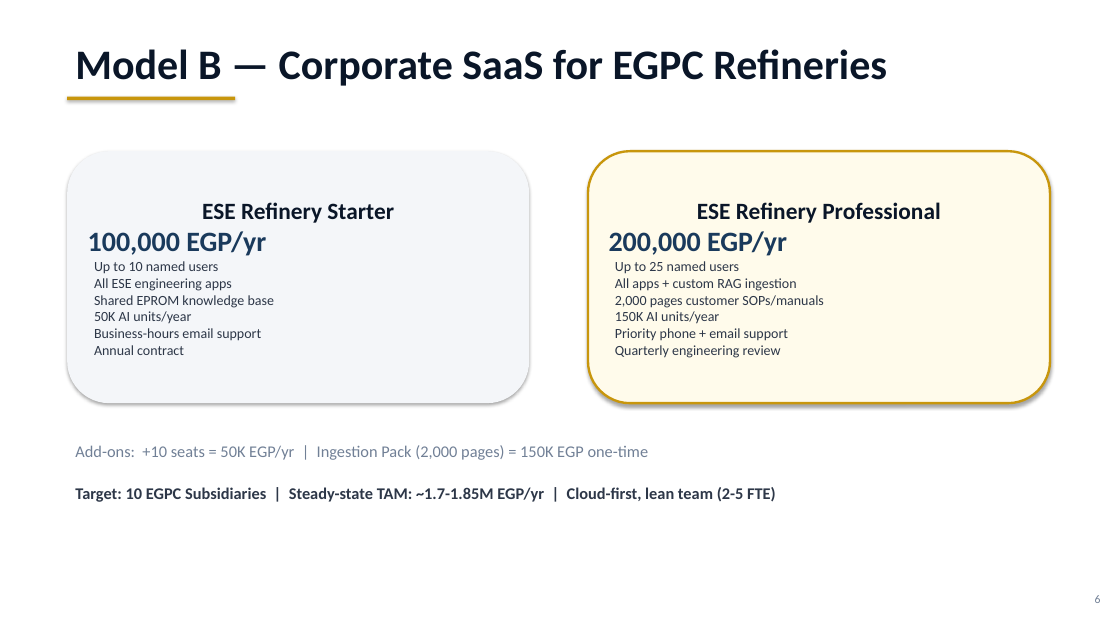
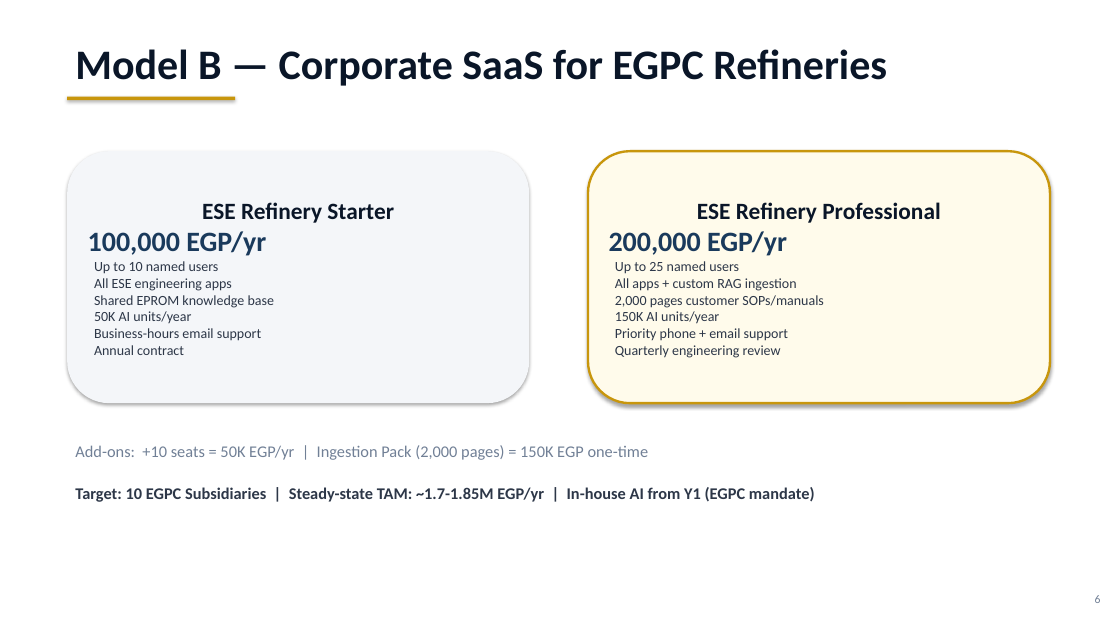
Before and after one commit to Amsamms/ese-business-model, a slide deck: slide 6 of ESE_Business_Model_v2.pptx. Drawn at 1120x630 pixels with LibreOffice and Linux fonts; fonts in the diff are those of the drawing. Boxes give left, top, right and bottom in pixels: in the first picture for what was removed or moved away, otherwise in the second. Text is boxed around its words. In the diff, an @@ line names an element or a change of style, - is before the commit and + after.

```diff
--- a/ESE_Business_Model_v2.pptx
+++ b/ESE_Business_Model_v2.pptx
@@ text at <box>75,487,815,502</box>: text changed @@
-Target: 10 EGPC Subsidiaries | Steady-state TAM: ~1.7-1.85M EGP/yr | Cloud-first, lean team (2-5 FTE)
+Target: 10 EGPC Subsidiaries | Steady-state TAM: ~1.7-1.85M EGP/yr | In-house AI from Y1 (EGPC mandate)
```
Also in this commit, not shown: 7 other slides changed.
